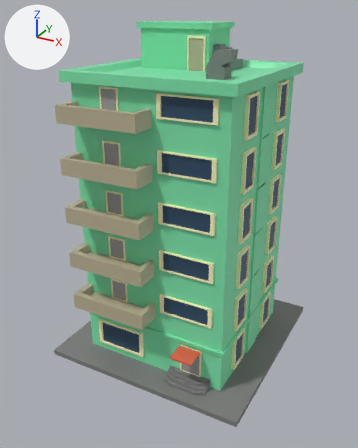
The FBX model Assets/3DModels/Buildings/Hotel.fbx: old version first, new version second.
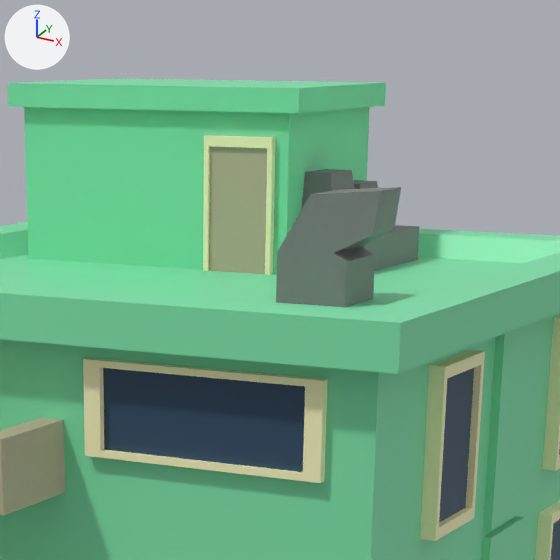
Old and new are each drawn whole from a 50 mm lens placed at (15.4, -29.6, 24.8), pointed at (-0.7, -0.2, 10.1) and again close up on the part from 38% to 78% of the width and 0% to 32% of the height. Lighting does not change. The marker at upper left points along +X, +Y and +Z. Where no turn or scale is listed for an object, it has been applied to the vertices. Vertices at the same position are counted once.
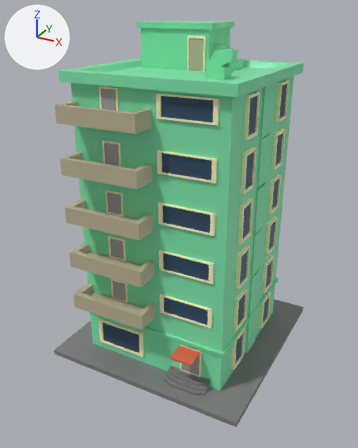
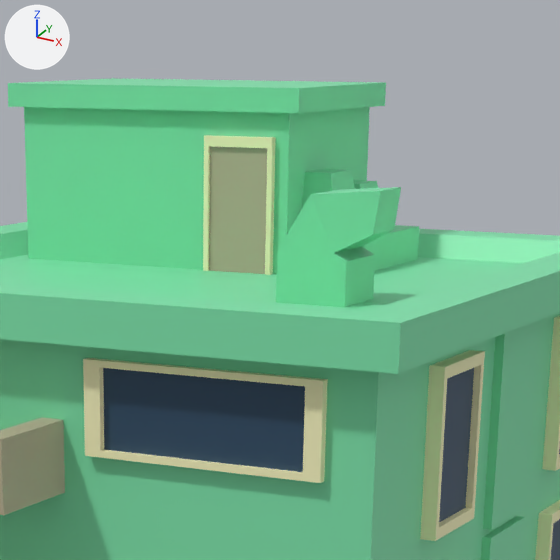
The newer file is also rescaled (x0.0933), turned or shifted as a whole; pictures and numbers use the older file's frame.

The change, as a diff of the scene's bpy script:
```diff
--- a/Assets/3DModels/Buildings/Hotel.fbx.py
+++ b/Assets/3DModels/Buildings/Hotel.fbx.py
@@ me_cube_001 @@
 me_cube_001.from_pydata(...)  # 716 vertices, 605 faces; spans x -8.2..7.1, y -6.8..8.4, z 0.0..23.8
 # used by ob_cube_036; location = (0.0, 0.0, 0.0)
+# me_cube_001 part 1: 24 of the faces centred in x -0.1..1.5, y 2.1..5.2, z 20.6..22.4 switch from mat_material_001 (grey #7f7f7f) to mat_material_010 (green #81e7af)
+# me_cube_001 part 2: 14 of the faces centred in x 1.8..3.4, y -1.4..-0.3, z 20.6..22.4 switch from mat_material_001 (grey #7f7f7f) to mat_material_010 (green #81e7af)
 me_cube_001.materials.append(mat_material_009)
```

What differs and where, as boxes (x1, y1, x2, y2) in the close-ups (560 x 560 px):
part 1 of me_cube_001, recoloured
    both: (301, 169, 419, 271)
part 2 of me_cube_001, recoloured (grey to green)
    both: (276, 187, 401, 307)
